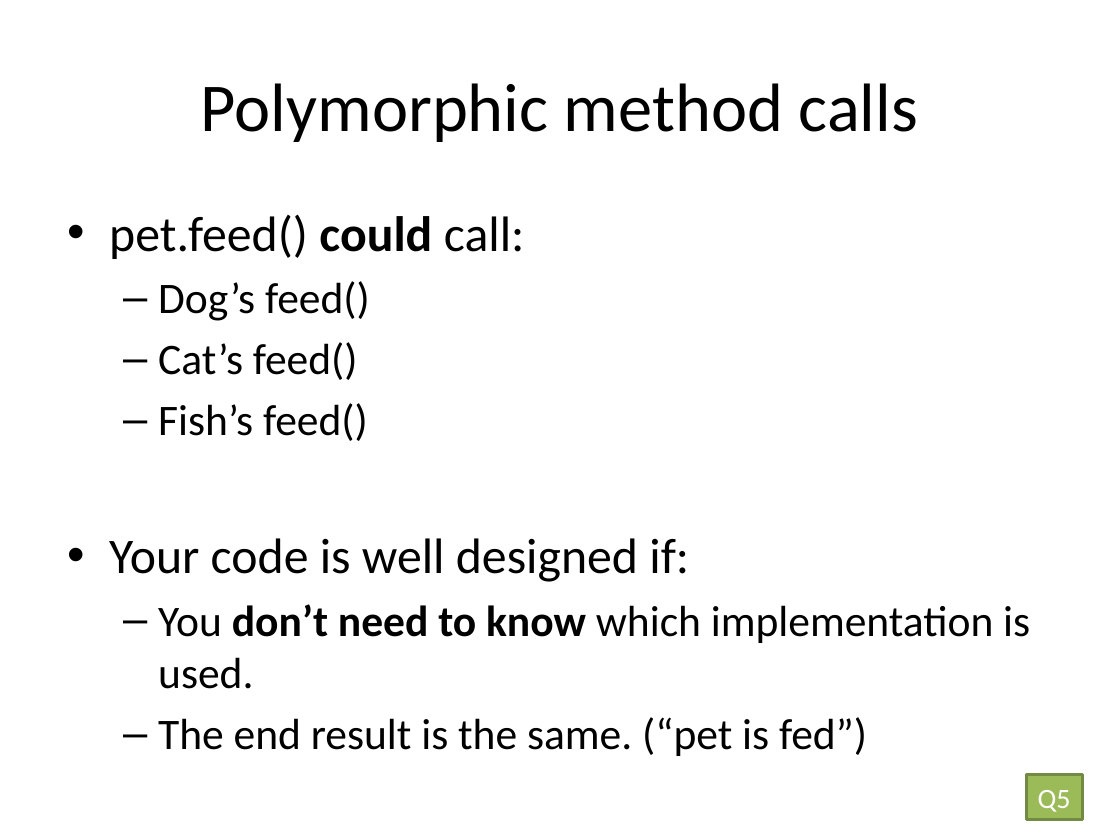
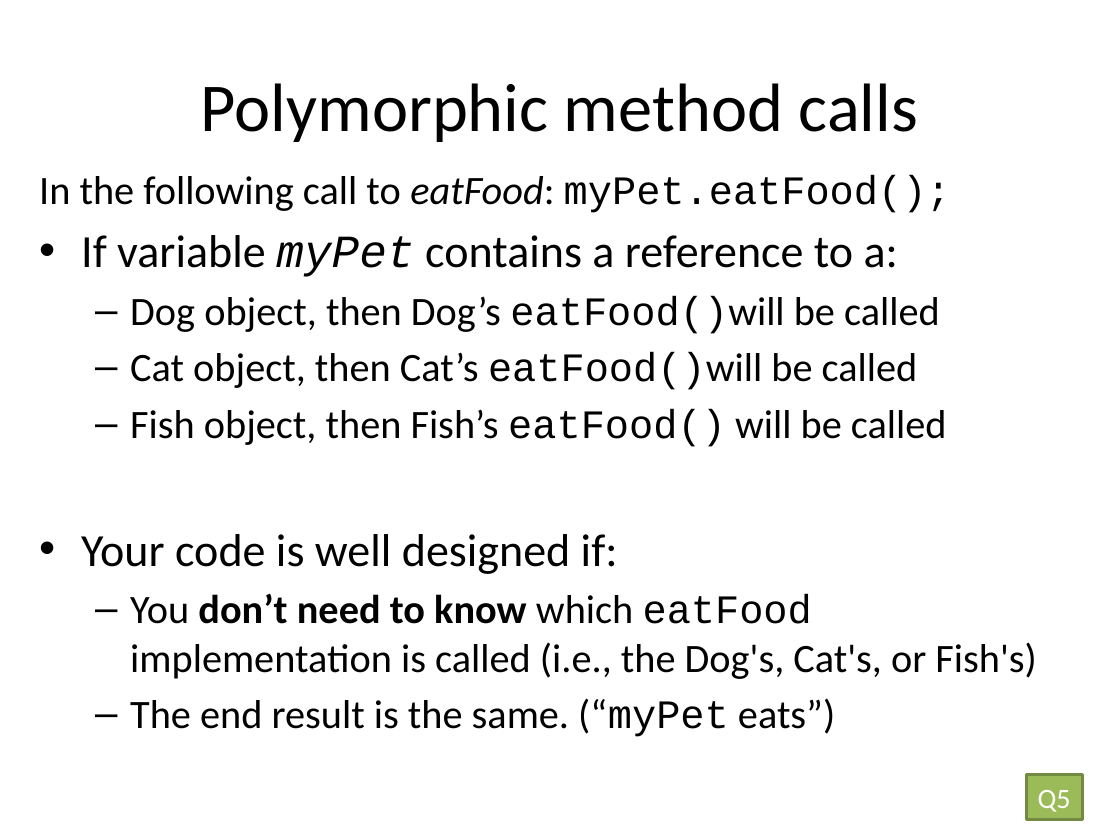
Before and after one commit to RHIT-CSSE/csse220, a slide deck: slide 5 of ClassMaterials/EventBasedProgramming/Slides/EventBasedProgramming.pptx (slide 4 before the commit). Drawn at 1120x840 pixels with LibreOffice and Linux fonts; fonts in the diff are those of the drawing. Boxes give left, top, right and bottom in pixels: in the first picture for what was removed or moved away, otherwise in the second. Text is boxed around its words. In the diff, an @@ line names an element or a change of style, - is before the commit and + after.

Commit message:
update slides

```diff
--- a/ClassMaterials/EventBasedProgramming/Slides/EventBasedProgramming.pptx
+++ b/ClassMaterials/EventBasedProgramming/Slides/EventBasedProgramming.pptx
@@ text "In the following call to ...": place and size @@
-text "In the following call to ..." at [109,214,1030,756]
+text "In the following call to ..." at [39,175,1036,737]
@@ text at [39,175,951,447]: text changed; size 28 to 25.9 pt @@
-• pet.feed() could call:
-  – Dog’s feed()
-  – Cat’s feed()
-  – Fish’s feed()
+In the following call to eatFood: myPet.eatFood();
+• If variable myPet contains a reference to a:
+  – Dog object, then Dog’s eatFood()will be called
+  – Cat object, then Cat’s eatFood()will be called
+  – Fish object, then Fish’s eatFood() will be called
@@ text at [81,534,618,574]: size 32 to 29.6 pt in "Your code is well designed if:" @@
@@ text at [130,594,1036,737]: text changed; size 28 to 25.9 pt @@
-  – You don’t need to know which implementation is used.
-  – The end result is the same. (“pet is fed”)
+  – You don’t need to know which eatFood implementation is called (i.e., the Dog's, Cat's, or Fish's)
+  – The end result is the same. (“myPet eats”)
```
Also in this commit, not shown: 4 slides added, 1 slide removed.
